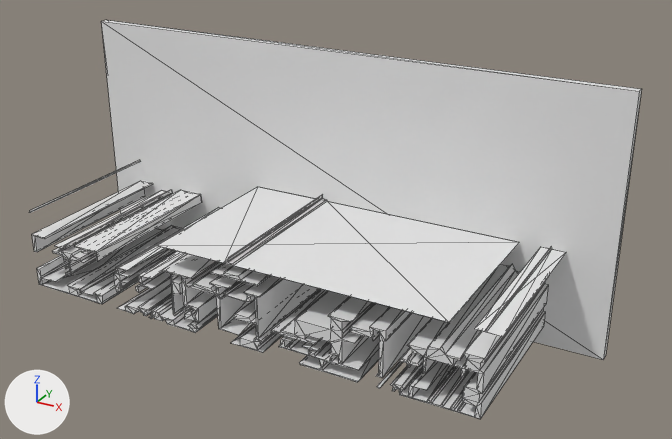
Before and after pictures for a commit that changed the glTF model version one/out_3d/14_1.glb.
The view is the same before and after, from a 50 mm lens placed at (12.71, -13.83, 8.3), pointed at (5.83, -1.3, 2.04). Every picture has the same lights, and +X, +Y and +Z are marked at lower left. Mesh edges are drawn as thin lines. Where no turn or scale is listed for an object, it has been applied to the vertices. Vertices at the same position are counted once.

Names of what the first picture shows: 'geometry_0'.
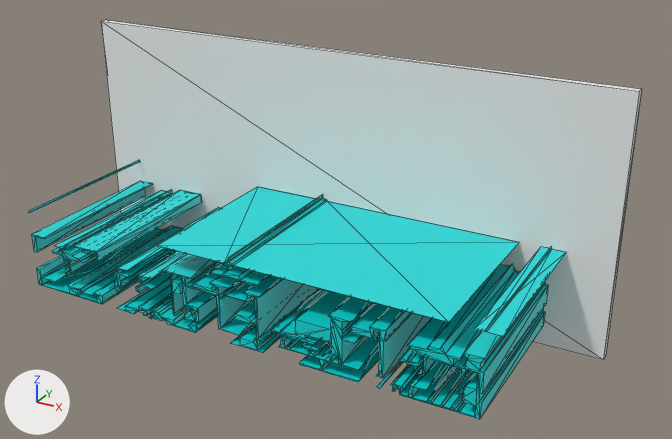
Diff of the bpy script that builds the scene:
```diff
--- a/version one/out_3d/14_1.glb.py
+++ b/version one/out_3d/14_1.glb.py
@@ mat_defaultmaterial @@
+mat_defaultmaterial = bpy.data.materials.new('DefaultMaterial')
+mat_defaultmaterial.use_nodes = True; mat_defaultmaterial.node_tree.nodes.clear()
+_N = mat_defaultmaterial.node_tree.nodes; _L = mat_defaultmaterial.node_tree.links
+n0 = _N.new('ShaderNodeOutputMaterial'); n0.name = 'Material Output'
+n1 = _N.new('ShaderNodeBsdfPrincipled'); n1.name = 'Principled BSDF'
+n2 = _N.new('ShaderNodeVertexColor'); n2.name = 'Color Attribute'
+_L.new(n1.outputs[0], n0.inputs[0])  # 'BSDF' to 'Surface'
+_L.new(n2.outputs[0], n1.inputs[0])  # 'Color' to 'Base Color'
@@ me_geometry_0 @@
 me_geometry_0.from_pydata(...)  # 844 vertices, 1604 faces; spans x 0.0..10.23, y -3.15..0.0, z 0.0..4.56
 # used by ob_geometry_0; location = (0.0, 0.0, 0.0)
+# me_geometry_0 part 1: 2 vertices removed from x 9.19, y -3.15..-0.15, z 0.35; 2 vertices added at x 9.18, y -3.15..-0.15, z 0.35
+# me_geometry_0 part 2: 1198 faces spanning x 0.0..10.23, y -3.15..0.0, z 0.0..4.56 switch from no material to mat_defaultmaterial
```

Changed parts and their boxes (x1, y1, x2, y2) in the pictures (672 x 439 px; the box of a moved part takes in the faces that stretch with it):
part 1 of me_geometry_0, moved or reshaped
    before: (404, 313, 545, 419)
    after: (407, 313, 545, 419)
part 2 of me_geometry_0, recoloured
    both: (29, 22, 604, 416)
